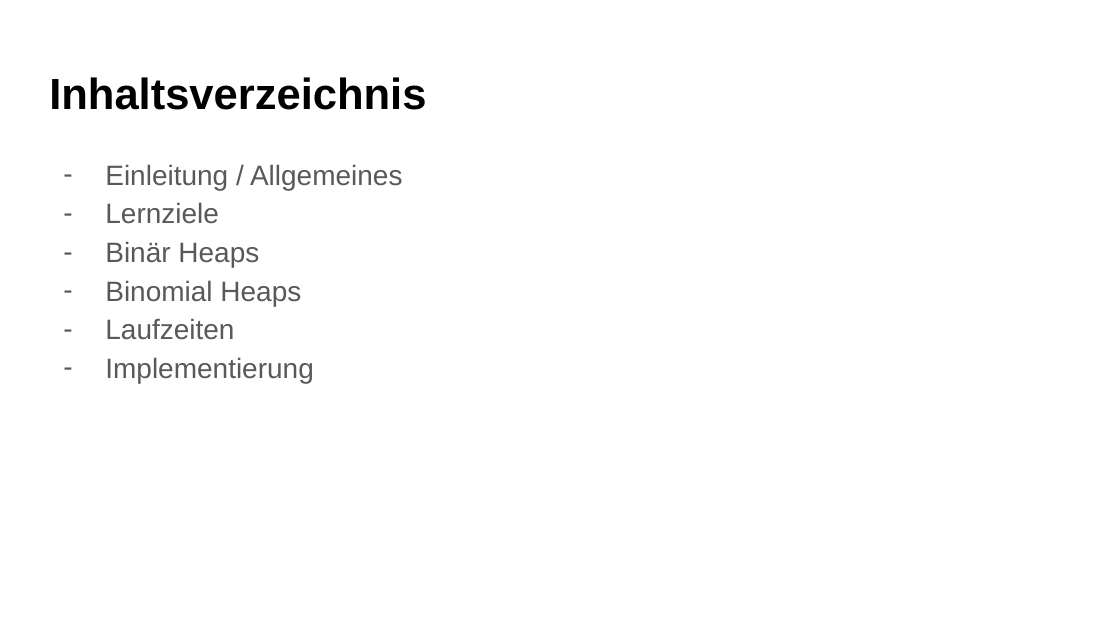
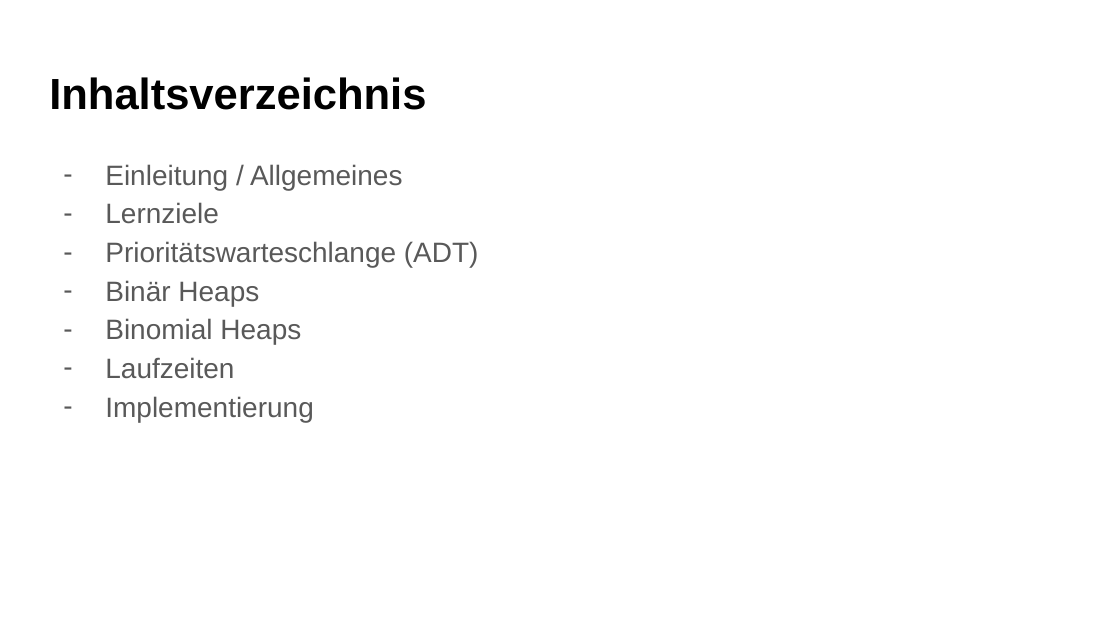
Before and after one commit to DieCoolenVonDerSchule/Algo1920fixed, a slide deck: slide 2 of Dokumente/Präsentation.pptx. Drawn at 1120x630 pixels with LibreOffice and Linux fonts; fonts in the diff are those of the drawing. Boxes give left, top, right and bottom in pixels: in the first picture for what was removed or moved away, otherwise in the second. Text is boxed around its words. In the diff, an @@ line names an element or a change of style, - is before the commit and + after.

```diff
--- a/Dokumente/Präsentation.pptx
+++ b/Dokumente/Präsentation.pptx
@@ text at [105, 241, 479, 267]: paragraph added @@
+– Prioritätswarteschlange (ADT)
```
Also in this commit, not shown: 5 other slides changed, 3 slides added, 2 slides removed, 5 other files.
